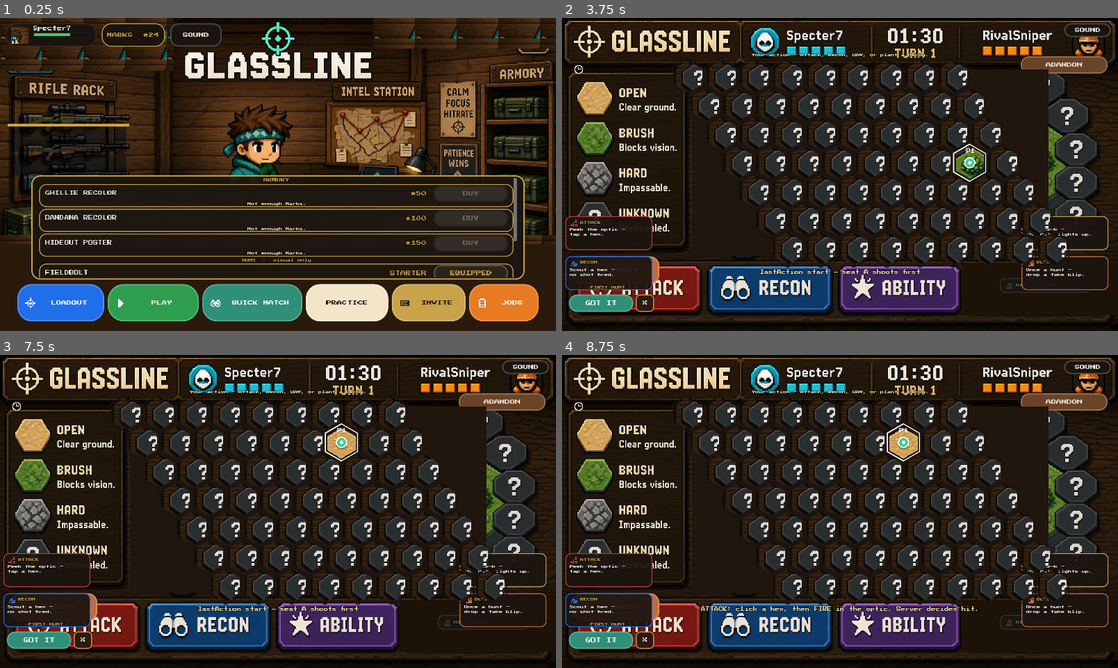
Above: before the commit, frames 1-4 (two rows, left to right).
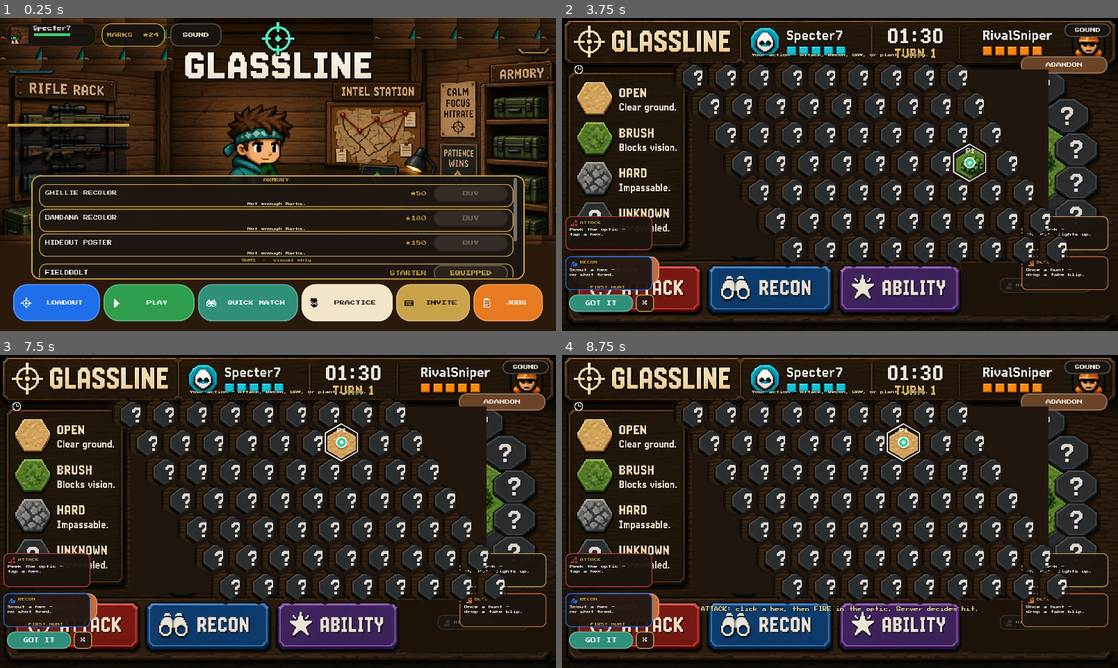
Above: after the commit, the same moments.

Repository: physikal/glassline-godot
Game: Godot game, scene res://scenes/lobby/hideout_lobby.tscn
Two runs of this game, one before a commit and one after it. Both use one fixed random seed, a clock stepped at 60 frames per second and the inputs below.
Inputs (mouse positions are in pixels of both pictures, inside the frame that each line leads up to):
- Up to frame 1 (0.25 s): no input
- Up to frame 2 (3.75 s): click "PLAY" at 0.5 s; click "SOUND" at 1.25 s; click "MUTE" at 2 s; move the mouse to (962, 158) at 2.77 s; click (962, 158) at 2.92 s; click "START" at 3.5 s
- Up to frame 3 (7.5 s): click "ABANDON" at 4.25 s; click "PLAY AGAIN" at 5 s; tap Enter at 5.75 s; drag from (166, 527) to (250, 574) at 5.77 s; tap Space at 6.5 s; move the mouse to (333, 442) at 6.52 s; click (333, 442) at 6.67 s; click "START" at 7.25 s
- Up to frame 4 (8.75 s): click (639, 627) at 8 s

The runs differ from the first frame. In frame 1, 2.1% of the frame differs, in the area x 2-98%, y 84-97%; in frame 2, 0.3%; in frame 3, 0.3%; in frame 4, nothing differs.

Commit message:
Soft P2: scrub start debug toast and icon the PRACTICE dock
The in-match board no longer prints the lastAction start line. Hideout PRACTICE gets a toy-spy beanie so it matches Quick Match and Invite.

Co-authored-by: physikal <physikal@users.noreply.github.com>

Diff:
--- a/scenes/lobby/hideout_lobby.gd
+++ b/scenes/lobby/hideout_lobby.gd
@@ -650,8 +650,8 @@
 	_dock_quick.pressed.connect(_on_quick_match)
 	row.add_child(_dock_quick)
 
-	## Cozy paper chip — not the teal queue or gold invite.
-	_dock_practice = Chrome.dock_button(Contract.PRACTICE_CTA, Chrome.POSTER_PAPER, Chrome.INK, Vector2(190, 64))
+	## Cozy paper chip — toy-spy icon, same dock weight as Quick Match / Invite.
+	_dock_practice = Chrome.dock_button(Contract.PRACTICE_CTA, Chrome.POSTER_PAPER, Chrome.INK, Vector2(210, 64), "practice")
 	_dock_practice.tooltip_text = Contract.PRACTICE_NO_MARKS
 	_dock_practice.pressed.connect(_open_practice)
 	row.add_child(_dock_practice)
--- a/scripts/chrome.gd
+++ b/scripts/chrome.gd
@@ -250,7 +250,8 @@
 		Contract.ACT_SELECT_HEX:
 			return "lastAction select_hex  seat %s" % str(last.get("seat", ""))
 		Contract.ACT_START:
-			return "lastAction start — seat A shoots first"
+			## Soft P2: seat-order dump is not player-facing board chrome.
+			return ""
 		_:
 			return ""
 
@@ -381,6 +382,8 @@
 			_icon_clipboard(img, color)
 		"invite":
 			_icon_ticket(img, color)
+		"practice":
+			_icon_practice(img, color)
 		"quick", "queue":
 			_icon_binoculars(img, color)
 		"coin":
@@ -608,6 +611,19 @@
 	_fill_rect(img, 12, 10, 5, 5, Color(1, 1, 1, 0.45))
 
 
+static func _icon_practice(img: Image, color: Color) -> void:
+	## Quiet-hunt toy spy — beanie and round goggles. Not a sight, badge, or kit.
+	_fill_rect(img, 6, 3, 14, 5, color)
+	_fill_rect(img, 4, 7, 18, 3, color)
+	_fill_circle(img, 13, 15, 8, color)
+	_fill_rect(img, 5, 12, 16, 4, color)
+	var lens := Color("f4efe4")
+	_fill_circle(img, 9, 14, 3, lens)
+	_fill_circle(img, 17, 14, 3, lens)
+	_fill_circle(img, 9, 14, 1, color)
+	_fill_circle(img, 17, 14, 1, color)
+
+
 static func _icon_ticket(img: Image, color: Color) -> void:
 	## Wartable invite slip — cozy, not ranked queue chrome.
 	_fill_rect(img, 4, 8, 20, 13, color)
--- a/tools/headless_loop_test.gd
+++ b/tools/headless_loop_test.gd
@@ -2588,6 +2588,12 @@
 	_expect(failed, hideout_src.find("PRACTICE_NO_MARKS") >= 0, "hideout shows no-marks copy")
 	_expect(failed, hud_src.find("PRACTICE_CHIP") >= 0, "match HUD practice chip")
 	_expect(failed, hud_src.find("PRACTICE_SETTLED_COPY") >= 0, "practice end says Δ0")
+	var start_line := Chrome.describe_last_action({"type": Contract.ACT_START})
+	_expect(failed, start_line == "", "P2 start debug line scrubbed")
+	_expect(failed, start_line.find("lastAction") < 0, "P2 start toast is not a debug line")
+	var chrome_src := FileAccess.get_file_as_string("res://scripts/chrome.gd")
+	_expect(failed, chrome_src.find("lastAction start") < 0, "P2 chrome has no lastAction start copy")
+	_expect(failed, hideout_src.find("\"practice\"") >= 0, "P2 practice dock icon")
 	var live_body := {"matchId": "m_live", "joinToken": "tok_live", "seat": "a"}
 	_expect(failed, Contract.practice_envelope_ok(live_body), "LIVE envelope is seat A only")
 	_expect(failed, not Contract.practice_create_ok(live_body), "LIVE envelope without snapshot is not sit-ok")
Binary file changed: artifacts/ux/practice_cta.png
Binary file changed: artifacts/ux/practice_vs_bot.png
Not shown, changed: PRACTICE_HUNT_NOTES.md
